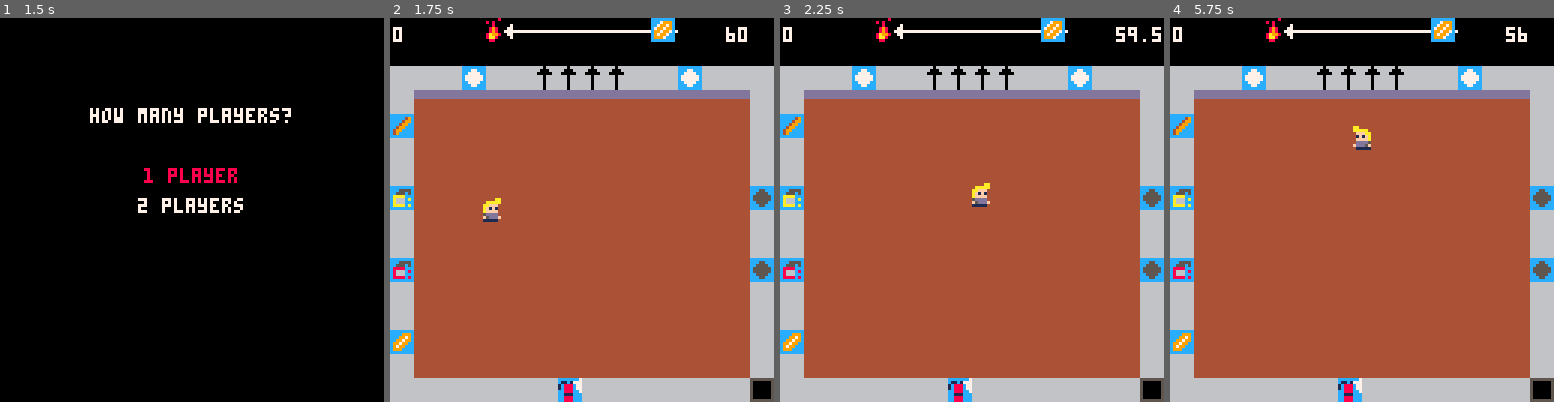
Above: before the commit, frames 1-4 (left to right).
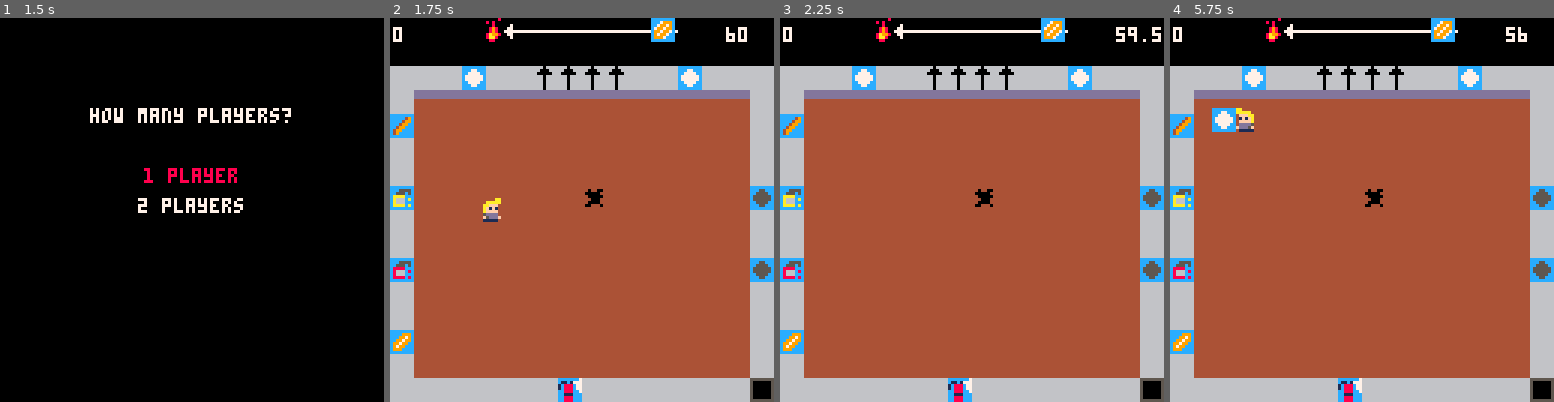
Above: after the commit, the same moments.

Repository: tducasse/kitchen-fire
Game: PICO-8 cartridge kitchen_fire.p8
The game is run twice, just before and just after one commit, with the same random seed, the same clock (stepped at 60 frames per second) and the same inputs.
Inputs:
- Up to frame 1 (1.5 s): tap X (X key) at 0.33, 1.07 s; tap O (Z key) at 0.7 s
- Up to frame 2 (1.75 s): hold Right from 1.6 s (still down); tap O (Z key) at 1.7 s
- Up to frame 3 (2.25 s): tap X (X key) at 1.85 s; release Right at 2.1 s; tap O (Z key) at 2.1 s; hold Up from 2.15 s (still down)
- Up to frame 4 (5.75 s): release Up at 2.42 s; hold Right 2.47-3.03 s; tap O (Z key) every 0.4 s from 2.5 to 5.7 s; tap X (X key) at 2.97, 4.08, 5.2 s; hold Left 3.08-3.58 s; hold Down 3.63-3.97 s; hold Right 4.02-4.68 s; hold Up 4.73-5.03 s; hold Left 5.08-5.68 s; hold Down from 5.73 s (still down)

Frame 1 is identical in both runs. In frame 2, 0.1% of the frame differs, in the area x 50-56%, y 44-50%; in frame 3, 0.3%; in frame 4, 1.0%, in the area x 10-56%, y 23-50%.

Commit message:
Add falling to your death

Diff:
--- a/collisions.lua
+++ b/collisions.lua
@@ -22,7 +22,8 @@
 	local map_x=flr(x/8)
 	local map_y=flr(y/8)
 	local map_sprite=mget(map_x,map_y)
-	return fget(map_sprite)>=1
+	local flag=fget(map_sprite)
+	return flag>=1 and not flag==hole
 end
 
 
--- a/game.lua
+++ b/game.lua
@@ -33,6 +33,7 @@
 max_recipes=8
 cooking_timer=6
 burnt_timer=3
+death_time=2
 
 extinguisher=13
 pan=9
@@ -41,6 +42,7 @@
 pan_cooking=12
 pan_burning=10
 pan_cooked=11
+hole=14
 
 last=0
 started=false
@@ -61,7 +63,10 @@
 	wait=2
 	cooking={}
 	players={}
-	make_player(curr.x,curr.y)
+	make_p1()
+	if two_players then
+		make_p2()
+	end
 	current_recipes={}
 	started=true
 	start=time()
@@ -75,8 +80,10 @@
 
 function game_update()
 	move_player(p)
+	fall(p)
 	if two_players then
 		move_player(p2)
+		fall(p2)
 	end
 	move_recipes()
 	end_game()
@@ -90,26 +97,30 @@
 function game_draw()
 	cls()
 	map(0,0)
-	spr(p.sprite,p.x,p.y,1,1,p.flip)
-	if p.bag.spr and not endt then
-		local x=p.x
-		if p.flip then
-			x-=7
-		else
-			x+=7
-		end
-		spr(p.bag.spr,x,p.y)
-	end
-	if two_players then
-		spr(p2.sprite,p2.x,p2.y,1,1,p2.flip)
-		if p2.bag.spr and not endt then
-			local x=p2.x
-			if p2.flip then
+	if not p.dead then
+		spr(p.sprite,p.x,p.y,1,1,p.flip)
+		if p.bag.spr and not endt then
+			local x=p.x
+			if p.flip then
 				x-=7
 			else
 				x+=7
 			end
-			spr(p2.bag.spr,x,p2.y)
+			spr(p.bag.spr,x,p.y)
+		end
+	end
+	if two_players then
+		if not p2.dead then
+			spr(p2.sprite,p2.x,p2.y,1,1,p2.flip)
+			if p2.bag.spr and not endt then
+				local x=p2.x
+				if p2.flip then
+					x-=7
+				else
+					x+=7
+				end
+				spr(p2.bag.spr,x,p2.y)
+			end
 		end
 	end
 	print(tostr(score),1,3,7)
@@ -119,6 +130,31 @@
 	draw_recipes()
 	draw_timer()
 	draw_cooking_timer()
+end
+
+
+function fall(player)
+	if player.dead then
+		if time()-player.dead>death_time then
+			if player==p then
+				return make_p1()
+			else
+				return make_p2()
+			end
+		end
+	else
+		local map_x=flr((player.x+4)/8)
+		local map_y=flr((player.y+4)/8)
+		local tile=mget(map_x,map_y)
+		if fget(tile)==hole then
+			sfx(fall_sound)
+			if player==p then
+				p.dead=time()
+			else
+				p2.dead=time()
+			end
+		end
+	end
 end
 
 
@@ -198,10 +234,10 @@
 end
 
 
-function make_player(x, y)
+function make_p1()
 	p={}
-	p.x=x
-	p.y=y
+	p.x=levels[level].x
+	p.y=levels[level].y
 	p.dx=0
 	p.dy=0
 	p.w=7
@@ -214,10 +250,13 @@
 	p.flip=false
 	p.bag={flag=nil, spr=nil}
 	p.idx=0
-	if two_players then
+end
+
+
+function make_p2()
 		p2={}
-		p2.x=x
-		p2.y=y+10
+		p2.x=levels[level].x2
+		p2.y=levels[level].y2
 		p2.dx=0
 		p2.dy=0
 		p2.w=7
@@ -230,8 +269,8 @@
 		p2.flip=false
 		p2.bag={flag=nil, spr=nil}
 		p2.idx=1
-	end
-end
+end
+
 
 function move_recipes()
 	if time()-last>levels[level].recipe_time and not endt then
--- a/kitchen_fire.p8
+++ b/kitchen_fire.p8
@@ -30,14 +30,14 @@
 c4aa97ccc48877ccc4aa77cc50000005666660666660666660066666660000068a998007700000000000000007bbb70006666600cc5855cccc5455cccc8885cc
 c4497cccc4477cccc4477ccc50000005666666666660666666066666666000668aa800007000000000000000007b700000666000ccc55cccccc55cccccc55ccc
 cccccccccccccccccccccccc55555555666666666660666666666666666606660880000000000000000000000007000000060000cccccccccccccccccccccccc
-ddddddddccccccc7cccccccccccccccc000000000000000000000000000000000000000000000000000000000000000000000000000000000000000000000000
-ddddddddc11c1777ccc55cccccccc49c000000000000000000000000000000000000000000000000000000000000000000000000000000000000000000000000
-dddddddd1c888c77cc5555cccccc499c000000000000000000000000000000000000000000000000000000000000000000000000000000000000000000000000
-444444441c888c77c555555cccc499cc000000000000000000000000000000000000000000000000000000000000000000000000000000000000000000000000
-44444444cc888cc7c555555ccc499ccc000000000000000000000000000000000000000000000000000000000000000000000000000000000000000000000000
-44444444cc111ccccc5555ccc499cccc000000000000000000000000000000000000000000000000000000000000000000000000000000000000000000000000
-44444444cc888cccccc55cccc49ccccc000000000000000000000000000000000000000000000000000000000000000000000000000000000000000000000000
-44444444cc888ccccccccccccccccccc000000000000000000000000000000000000000000000000000000000000000000000000000000000000000000000000
+ddddddddccccccc7cccccccccccccccc444444440000000000000000000000000000000000000000000000000000000000000000000000000000000000000000
+ddddddddc11c1777ccc55cccccccc49c440440040000000000000000000000000000000000000000000000000000000000000000000000000000000000000000
+dddddddd1c888c77cc5555cccccc499c400000440000000000000000000000000000000000000000000000000000000000000000000000000000000000000000
+444444441c888c77c555555cccc499cc440000040000000000000000000000000000000000000000000000000000000000000000000000000000000000000000
+44444444cc888cc7c555555ccc499ccc444000440000000000000000000000000000000000000000000000000000000000000000000000000000000000000000
+44444444cc111ccccc5555ccc499cccc440000440000000000000000000000000000000000000000000000000000000000000000000000000000000000000000
+44444444cc888cccccc55cccc49ccccc400444040000000000000000000000000000000000000000000000000000000000000000000000000000000000000000
+44444444cc888ccccccccccccccccccc444444440000000000000000000000000000000000000000000000000000000000000000000000000000000000000000
 00000000000000000000000000000000000000000000000000000000000000000000000000000000000000000000000000000000000000000000000000000000
 00444400000000000000000000000000000000000000000000000000000000000000000000000000000000000000000000000000000000000000000000000000
 044fff40000000000000000000000000000000000000000000000000000000000000000000000000000000000000000000000000000000000000000000000000
@@ -177,7 +177,7 @@
 
 
 __gff__
-00000102040810203028222426342c362e322a070606060600000000000c0b0a000d09030000000000000000000000000000000000000000000000000000000000000000000000000000000000000000000000000000000000000000000000000000000000000000000000000000000000000000000000000000000000000000
+00000102040810203028222426342c362e322a070606060600000000000c0b0a000d09030e00000000000000000000000000000000000000000000000000000000000000000000000000000000000000000000000000000000000000000000000000000000000000000000000000000000000000000000000000000000000000
 0000000000000000000000000000000000000000000000000000000000000000000000000000000000000000000000000000000000000000000000000000000000000000000000000000000000000000000000000000000000000000000000000000000000000000000000000000000000000000000000000000000000000000
 __map__
 0000000018191a1a1a1a1a1a0000000000000000000000000000000000000000000000000000000000000000000000000000000000000000000000000000000000000000000000000000000000000000000000000000000000000000000000000000000000000000000000000000000000000000000000000000000000000000
@@ -187,7 +187,7 @@
 2301010101010101010101010101010200000000000000000000000000000000000000000000000000000000000000000000000000000000000000000000000000000000000000000000000000000000000000000000000000000000000000000000000000000000000000000000000000000000000000000000000000000000
 0201010101010101010101010101010200000000000000000000000000000000000000000000000000000000000000000000000000000000000000000000000000000000000000000000000000000000000000000000000000000000000000000000000000000000000000000000000000000000000000000000000000000000
 0201010101010101010101010101010200000000000000000000000000000000000000000000000000000000000000000000000000000000000000000000000000000000000000000000000000000000000000000000000000000000000000000000000000000000000000000000000000000000000000000000000000000000
-0501010101010101010101010101012200000000000000000000000000000000000000000000000000000000000000000000000000000000000000000000000000000000000000000000000000000000000000000000000000000000000000000000000000000000000000000000000000000000000000000000000000000000
+0501010101010101240101010101012200000000000000000000000000000000000000000000000000000000000000000000000000000000000000000000000000000000000000000000000000000000000000000000000000000000000000000000000000000000000000000000000000000000000000000000000000000000
 0201010101010101010101010101010200000000000000000000000000000000000000000000000000000000000000000000000000000000000000000000000000000000000000000000000000000000000000000000000000000000000000000000000000000000000000000000000000000000000000000000000000000000
 0201010101010101010101010101010200000000000000000000000000000000000000000000000000000000000000000000000000000000000000000000000000000000000000000000000000000000000000000000000000000000000000000000000000000000000000000000000000000000000000000000000000000000
 0601010101010101010101010101012200000000000000000000000000000000000000000000000000000000000000000000000000000000000000000000000000000000000000000000000000000000000000000000000000000000000000000000000000000000000000000000000000000000000000000000000000000000
--- a/levels.lua
+++ b/levels.lua
@@ -11,6 +11,8 @@
 		map_y=0,
 		x=30,
 		y=60,
+		x2=50,
+		y2=60,
 		plates={{x=3,y=2},{x=12,y=2}},
 		pans={{x=15,y=7},{x=15,y=10}}
 	},
@@ -24,8 +26,10 @@
 		recipe_time=5,
 		map_x=0,
 		map_y=0,
-		x=50,
+		x=30,
 		y=60,
+		x2=50,
+		y2=60,
 		plates={{x=3,y=2},{x=12,y=2}},
 		pans={{x=15,y=7},{x=15,y=10}}
 	},
@@ -39,8 +43,10 @@
 		recipe_time=5,
 		map_x=0,
 		map_y=0,
-		x=50,
+		x=30,
 		y=60,
+		x2=50,
+		y2=60,
 		plates={{x=3,y=2},{x=12,y=2}},
 		pans={{x=15,y=7},{x=15,y=10}}
 	}
--- a/sounds.lua
+++ b/sounds.lua
@@ -1,11 +1,13 @@
+success_sound=0
+failure_sound=1
 nope_sound=2
+fall_sound=3
 wrong_sound=4
 right_sound=5
 drop_sound=6
 pick_sound=7
+
 music_title=3
 music_level_1=0
 music_level_2=0
 music_level_3=0
-success_sound=0
-failure_sound=1
--- a/utils.lua
+++ b/utils.lua
@@ -24,3 +24,14 @@
 		state.up=results_update
 		state.dw=results_draw
 end
+
+
+function prints(...)
+	local params = {...}
+	local all_str=tostr(params[1])
+	deli(params,1)
+	for item in all(params) do
+		all_str=all_str..', '..tostr(item)
+	end
+	printh(all_str)
+end
Not shown, changed: the sound effects (__sfx__) section of kitchen_fire.p8
